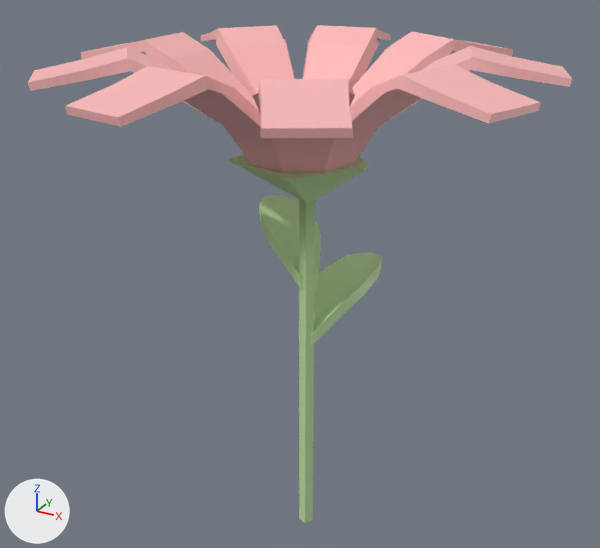
Two versions of the glTF model assets/models/Cosmos.glb, one commit apart.
Before and after are seen from a 50 mm lens placed at (1.5, -2.56, 2.47), pointed at (-1.07, 2.1, 0.14). Every picture has the same lights, and +X, +Y and +Z are marked at lower left.

Before the edit, the objects in view are built like this:
```python
me_pcube12 = bpy.data.meshes.new('pCube12')
me_pcube12.from_pydata(...)  # 36 vertices, 68 faces; spans x -0.0013..0.0016, y -0.0063..0.0063, z -0.0153..0.0016
me_pcube12.materials.append(mat_blinn2)  # green #c2e5a6
me_pcube13 = bpy.data.meshes.new('pCube13')
me_pcube13.from_pydata(...)  # 36 vertices, 68 faces; spans x -0.0013..0.0016, y -0.0063..0.0063, z -0.0153..0.0016
me_pcube13.materials.append(mat_blinn2)  # green #c2e5a6
me_ppipe20 = bpy.data.meshes.new('pPipe20')
me_ppipe20.from_pydata(...)  # 60 vertices, 120 faces; spans x -0.0103..0.0111, y -0.0113..0.0113, z -0.0464..0.0256
me_ppipe20.materials.append(mat_blinn2)  # green #c2e5a6
me_ppipe21 = bpy.data.meshes.new('pPipe21')
me_ppipe21.from_pydata(...)  # 180 vertices, 360 faces; spans x -0.0401..0.0389, y -0.0401..0.0401, z -0.0038..0.0142
me_ppipe21.materials.append(mat_blinn16)  # pink #ffbbbb
ob_cosmos = bpy.data.objects.new('Cosmos', None)
ob_cosmos.location = (-1.0, 2.0, 0.0)
ob_cosmos.scale = (40.0, 40.0, 40.0)
ob_pcube12 = bpy.data.objects.new('pCube12', me_pcube12)
ob_pcube12.parent = ob_cosmos
ob_pcube12.location = (0.00296, 0.00887, 0.00163)
ob_pcube12.rotation_euler = (0.0, 0.0, 1.32)  # degrees (0, 0, 76)
ob_pcube12.scale = (7.27, 0.748, 0.757)
ob_pcube13 = bpy.data.objects.new('pCube13', me_pcube13)
ob_pcube13.parent = ob_cosmos
ob_pcube13.location = (-0.00536, 0.00554, 0.0123)
ob_pcube13.rotation_euler = (0.0, 0.0, 2.448)  # degrees (0, 0, 140)
ob_pcube13.scale = (7.04, 0.725, 0.733)
ob_ppipe20 = bpy.data.objects.new('pPipe20', me_ppipe20)
ob_ppipe20.parent = ob_cosmos
ob_ppipe20.location = (0.000593, 0.0000878, -0.00037)
ob_ppipe21 = bpy.data.objects.new('pPipe21', me_ppipe21)
ob_ppipe21.parent = ob_cosmos
ob_ppipe21.location = (-0.000217, 0.0000836, 0.0283)
```
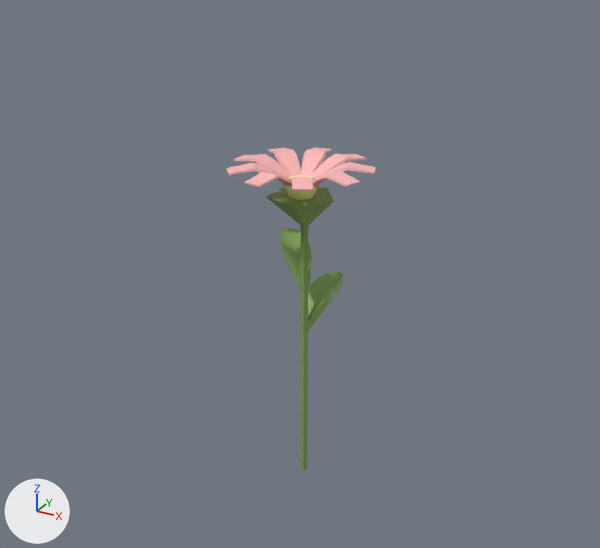
ob_cosmos is not drawn itself; it is the parent of ob_pcube12, ob_pcube13, ob_pcylinder4, ob_ppipe20, ob_ppipe21.

Boxes [x1, y1, x2, y2] around the edits, measured in the pictures (600 x 548 px):
'pPipe21', rescaled (72% narrower, 70% shorter)
    before: [28, 25, 572, 173]
    after: [226, 147, 376, 191]
'pPipe20', recoloured, rescaled (51% narrower, 23% shorter)
    before: [228, 153, 369, 523]
    after: [266, 187, 334, 470]
'pCube12', recoloured, rescaled (47% narrower, 33% shorter)
    before: [311, 253, 382, 346]
    after: [306, 272, 343, 334]
'pCube13', recoloured, rescaled (49% narrower, 34% shorter)
    before: [259, 195, 321, 291]
    after: [280, 228, 311, 291]
'pCylinder4', rescaled (not visible before)
    after: [284, 175, 317, 200]

Edits to the bpy script that builds the scene:
```text
Add mat_blinn21:
    mat_blinn21 = principled_material('blinn21')
    mat_blinn21.base_color = (0.23, 0.377, 0.101)  # green #84a559
Change me_pcube12:
    where me_pcube12.from_pydata(...)  # 36 vertices, 68 faces; spans x -0.0013..0.0016, y -0.0063..0.0063, z -0.0153..0.0016
    remove me_pcube12.materials.append(mat_blinn2)  # green #c2e5a6
    add me_pcube12.materials.append(mat_blinn21)  # green #84a559
Change me_pcube13:
    where me_pcube13.from_pydata(...)  # 36 vertices, 68 faces; spans x -0.0013..0.0016, y -0.0063..0.0063, z -0.0153..0.0016
    remove me_pcube13.materials.append(mat_blinn2)  # green #c2e5a6
    add me_pcube13.materials.append(mat_blinn21)  # green #84a559
Change me_ppipe20:
    where me_ppipe20.from_pydata(...)  # 60 vertices, 120 faces; spans x -0.0103..0.0111, y -0.0113..0.0113, z -0.0464..0.0256
    remove me_ppipe20.materials.append(mat_blinn2)  # green #c2e5a6
    add me_ppipe20.materials.append(mat_blinn21)  # green #84a559
Change ob_cosmos:
    ob_cosmos.scale: (40.0, 40.0, 40.0) -> (20.0, 20.0, 30.0)
Change ob_ppipe21:
    ob_ppipe21.scale: (1.0, 1.0, 1.0) -> (0.6, 0.6, 0.3)
```
